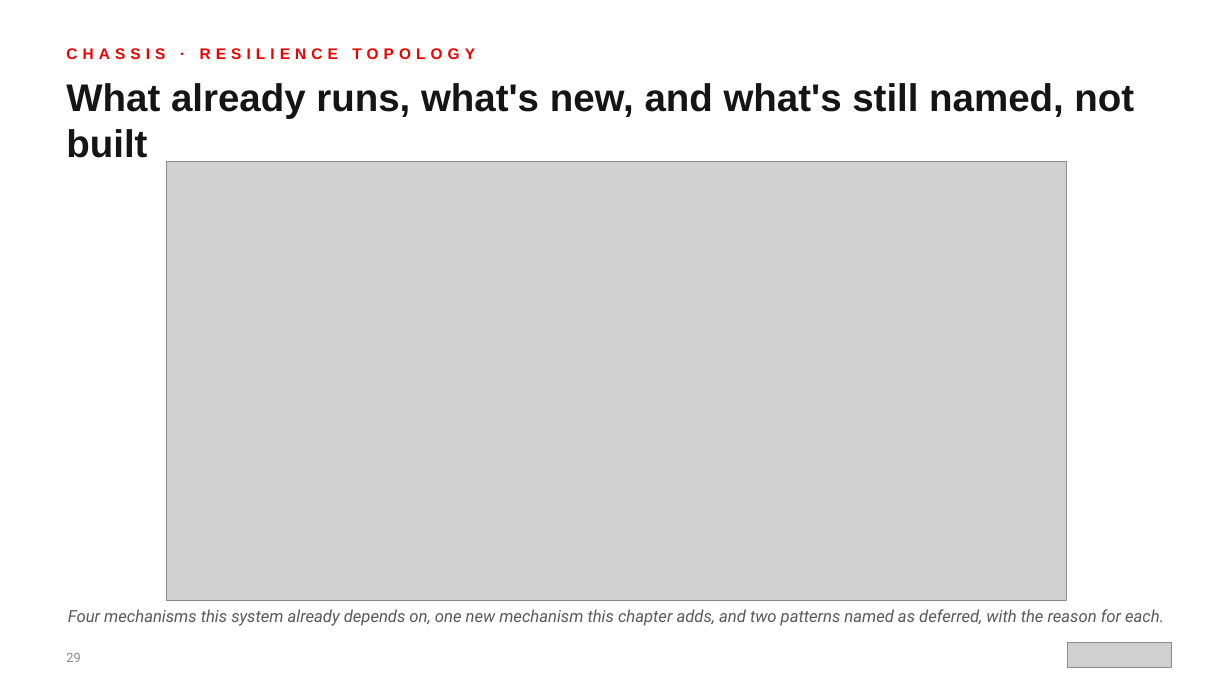
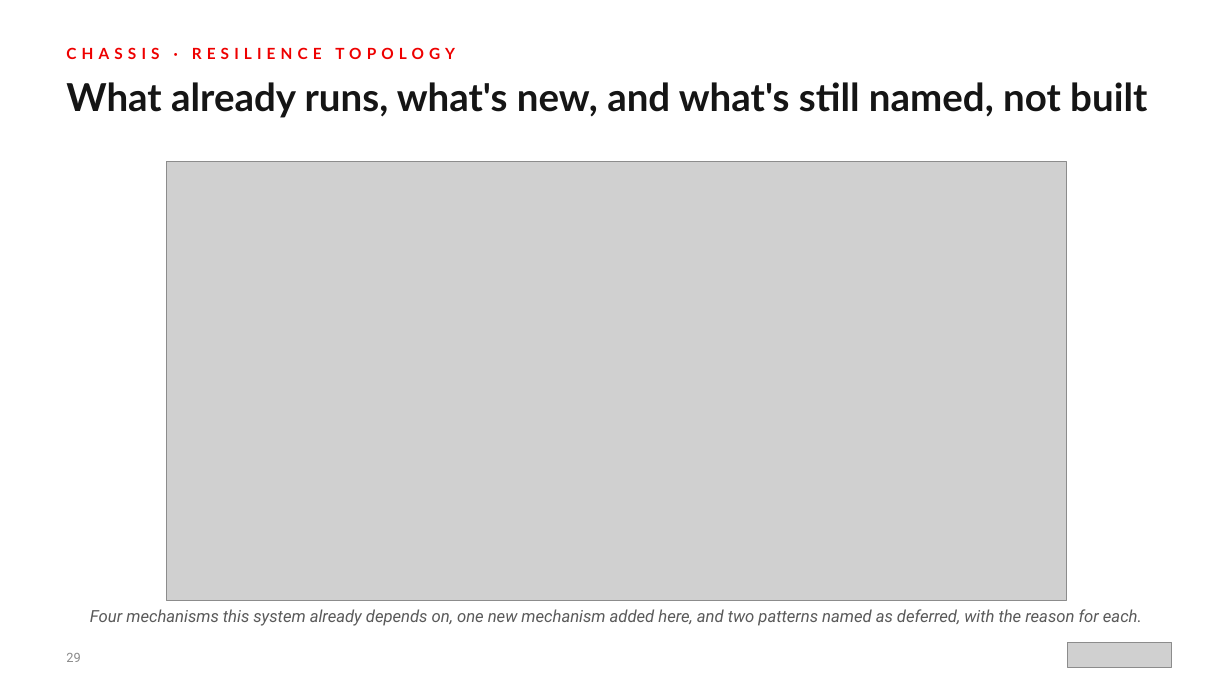
Before and after one commit to patterncatalyst/modernizing-enterprise-applications-python, a slide deck: slide 29 of presentation/modernizing-201-fastapi/Modernizing-201-FastAPI-r1.1.pptx. Drawn at 1232x693 pixels with LibreOffice and Linux fonts; fonts in the diff are those of the drawing; grey boxes stand for pictures. Boxes give left, top, right and bottom in pixels: in the first picture for what was removed or moved away, otherwise in the second. Text is boxed around its words. In the diff, an @@ line names an element or a change of style, - is before the commit and + after.

```diff
--- a/presentation/modernizing-201-fastapi/Modernizing-201-FastAPI-r1.1.pptx
+++ b/presentation/modernizing-201-fastapi/Modernizing-201-FastAPI-r1.1.pptx
@@ text "CHASSIS · RESILIENCE TOPOLOGY" at bbox=[66, 47, 455, 59]: font Arial to Lato @@
@@ text "What already runs, what's new, ..." at bbox=[66, 82, 1147, 118]: font Arial to Lato @@
@@ text at bbox=[90, 609, 1142, 626]: text changed @@
-Four mechanisms this system already depends on, one new mechanism this chapter adds, and two patterns named as deferred, with the reason for each.
+Four mechanisms this system already depends on, one new mechanism added here, and two patterns named as deferred, with the reason for each.
```
Also in this commit, not shown: 42 other slides changed, 8 other files.
